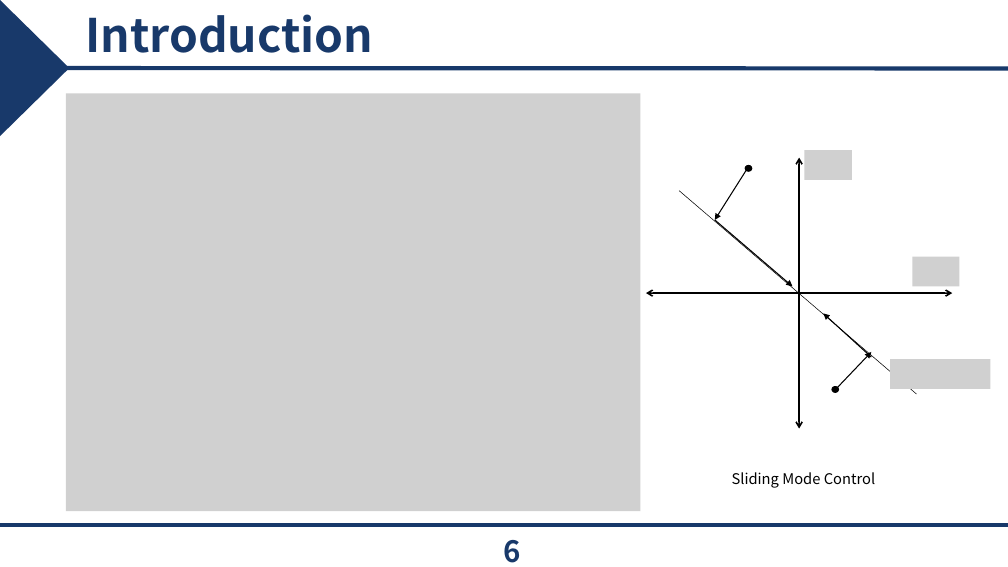
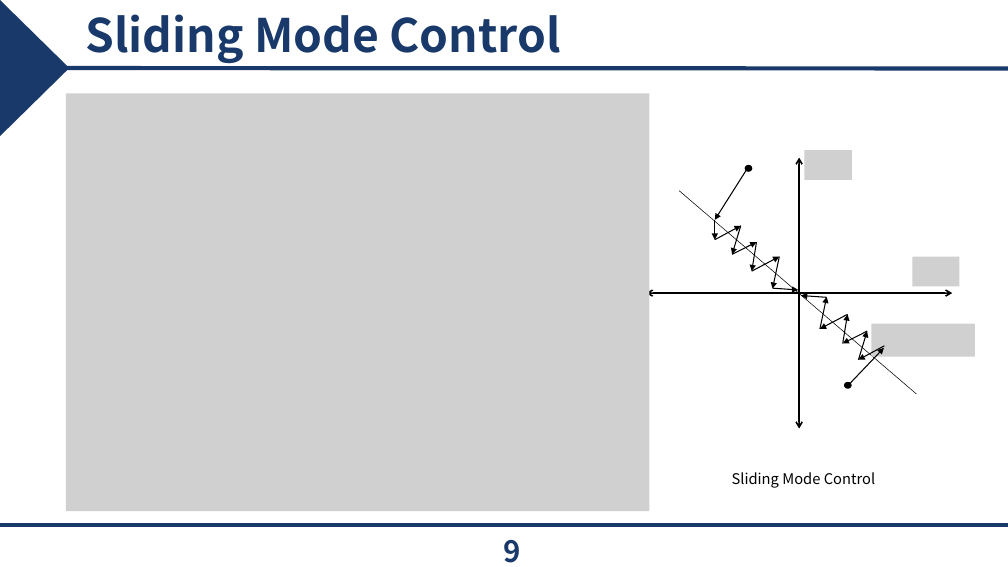
Before and after one commit to epoxx-arch/Torque_vectoringthesis, a slide deck: slide 9 of 졸업 논문/JCCI 발표.pptx (slide 6 before the commit). Drawn at 1008x567 pixels with LibreOffice and Linux fonts; fonts in the diff are those of the drawing; grey boxes stand for pictures; background and template pictures are left out. Boxes give left, top, right and bottom in pixels: in the first picture for what was removed or moved away, otherwise in the second. Text is boxed around its words. In the diff, an @@ line names an element or a change of style, - is before the commit and + after.

```diff
--- a/졸업 논문/JCCI 발표.pptx
+++ b/졸업 논문/JCCI 발표.pptx
@@ title at (x1=85, y1=14, x2=561, y2=64): text changed @@
-Introduction
+Sliding Mode Control
@@ picture resized from (x1=66, y1=94, x2=640, y2=512) to (x1=66, y1=94, x2=650, y2=512) @@
@@ arrow moved from (715, 220) - (792, 287) to (715, 220) - (715, 240) @@
@@ group added at (x1=715, y1=226, x2=975, y2=360): 13 arrows, 1 picture @@
@@ arrow moved from (872, 357) - (823, 314) to (867, 331) - (843, 343) @@
@@ arrow moved from (838, 387) - (872, 352) to (851, 383) - (884, 348) @@
@@ picture removed at (x1=890, y1=359, x2=990, y2=389) @@
@@ ellipse moved from (x1=832, y1=386, x2=839, y2=392) to (x1=845, y1=383, x2=851, y2=389) @@
@@ page number at (x1=503, y1=540, x2=520, y2=563): text changed @@
-6
+9
```
Also in this commit, not shown: 10 other slides changed, 7 slides added, 5 slides removed, 27 other files.
